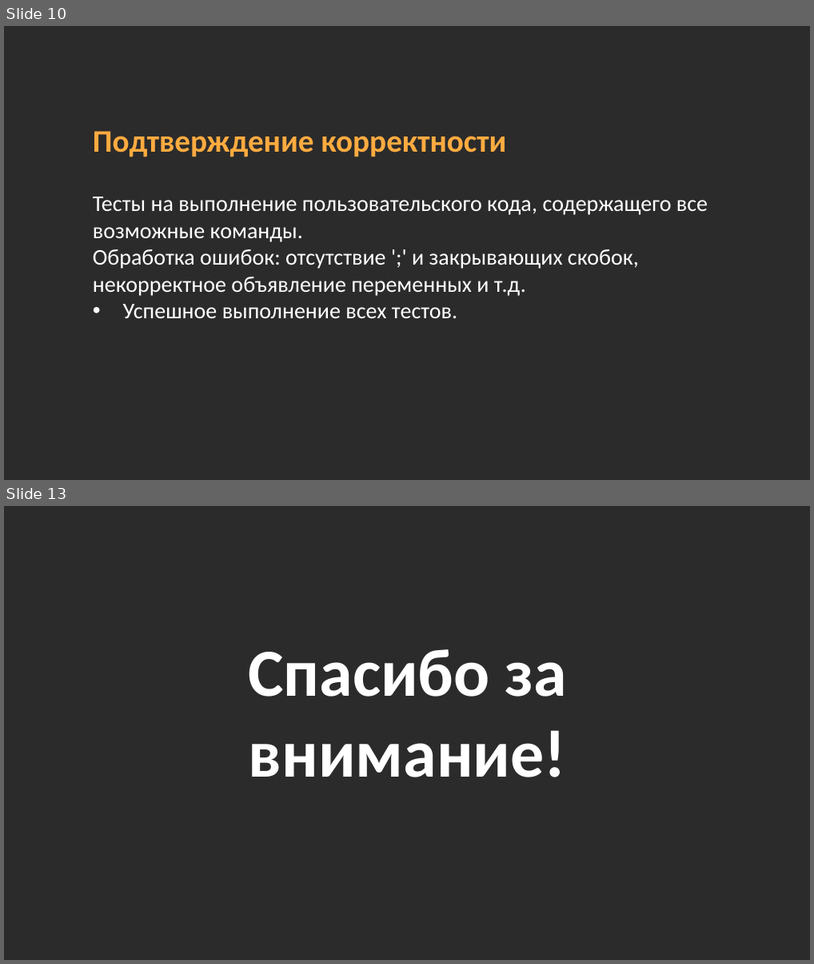
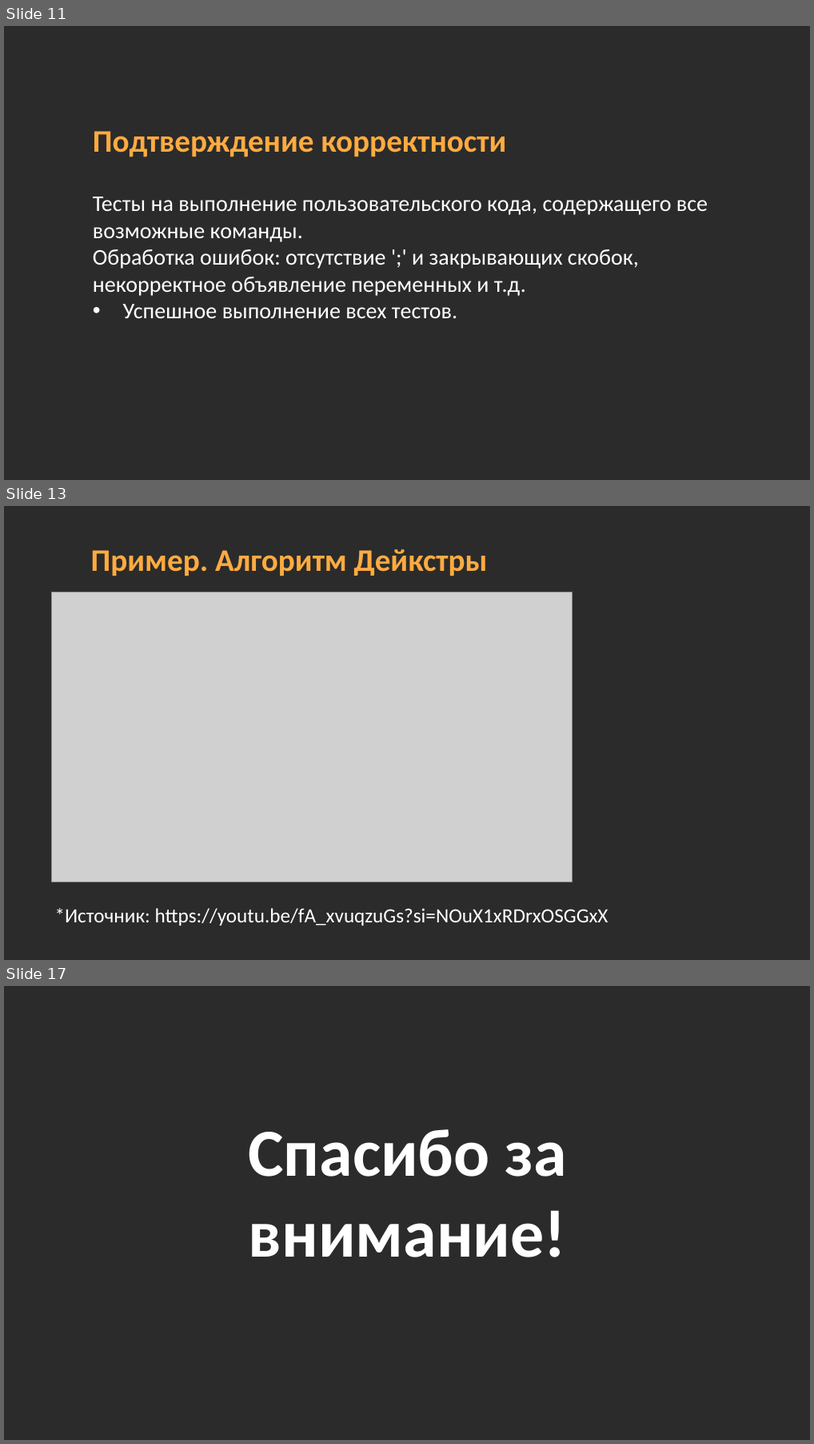
Before and after one commit to midnsun/mp2-2024-lab7-interpretator, a slide deck: Презентация_лабораторная_Интерпретатор_Загрядсков_Максим_Болтенков_Станислав_3823Б1ПМ1_1.pptx. Shown one above the other, each under a label of ours: slides 10 and 13 before the commit, slides 11, 13 and 17 after it; the slides between them are not shown. The pictures are 814x964 and 814x1444 pixels, drawn with LibreOffice and Linux fonts; fonts in the diff are those of the drawing; grey boxes stand for pictures; background and template pictures are left out; a plain dark background stands for a picture behind light text. Boxes give left, top, right and bottom in pixels: in the first picture for what was removed or moved away, otherwise in the second. Text is boxed around its words. In the diff, an @@ line names an element or a change of style, - is before the commit and + after.

```diff
--- a/Презентация_лабораторная_Интерпретатор_Загрядсков_Максим_Болтенков_Станислав_3823Б1ПМ1_1.pptx
+++ b/Презентация_лабораторная_Интерпретатор_Загрядсков_Максим_Болтенков_Станислав_3823Б1ПМ1_1.pptx
@@ slide 13 added at bbox=[4, 506, 810, 960], background picture (left out) @@
@@ text added at bbox=[91, 549, 488, 576], 28 pt, text #FFAB40, bold @@
+Пример. Алгоритм Дейкстры
@@ picture added at bbox=[51, 592, 573, 882] @@
@@ text added at bbox=[55, 908, 609, 925], 18 pt, text #FFFFFF @@
+*Источник: https://youtu.be/fA_xvuqzuGs?si=NOuX1xRDrxOSGGxX
@@ what was slide 10 is now slide 11 @@
@@ what was slide 13 is now slide 17 @@
```
Also in this commit, not shown: 3 slides changed, 3 other slides added, 1 other file.
